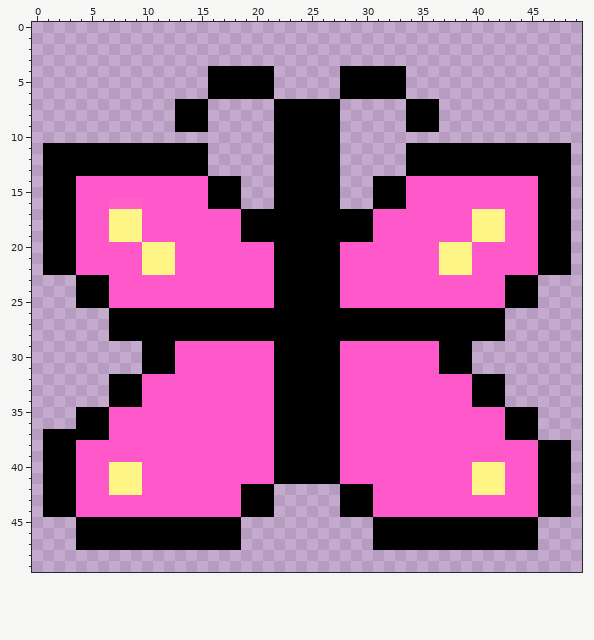
Pixel-art sprite, stored at EngineeringProjectApp/butterflyImage.png. The picture above is the old version.
The file is 50x50 pixels.
And afterwards:
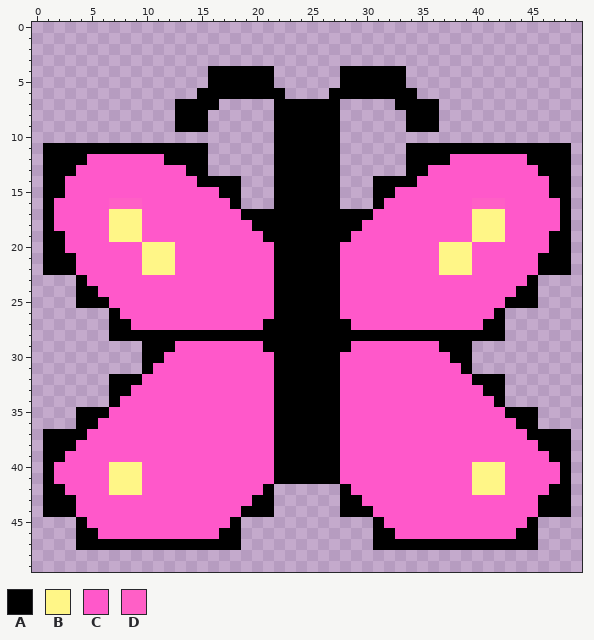
Palette (. is transparent): A #000000  B #fff687  C #ff58ca  D #ff5fc6
The edit:
@@ x 13..36 @@
  5 ...AAAAAA......AAAAAA...
- 6 ...AAAAAA......AAAAAA...
- 7 AAA......AAAAAA......AAA
+ 6 ..AAAAAAAA....AAAAAAAA..
+ 7 AAAA.....AAAAAA.....AAAA
  8 AAA......AAAAAA......AAA
@@ x 0..49 @@
 11 .AAAAAAAAAAAAAAA......AAAAAA......AAAAAAAAAAAAAAA.
-12 .AAAAAAAAAAAAAAA......AAAAAA......AAAAAAAAAAAAAAA.
-13 .AAAAAAAAAAAAAAA......AAAAAA......AAAAAAAAAAAAAAA.
-14 .AAACCCCCCCCCCCCAAA...AAAAAA...AAACCCCCCCCCCCCAAA.
-15 .AAACCCCCCCCCCCCAAA...AAAAAA...AAACCCCCCCCCCCCAAA.
-16 .AAACCCDDDCCCCCCAAA...AAAAAA...AAACCCCCCCCCCCCAAA.
-17 .AAACCCBBBCCCCCCCCCAAAAAAAAAAAACCCCCCCCCBBBCCCAAA.
-18 .AAACCCBBBCCCCCCCCCAAAAAAAAAAAACCCCCCCCCBBBCCCAAA.
-19 .AAACCCBBBCCCCCCCCCAAAAAAAAAAAACCCCCCCCCBBBCCCAAA.
-20 .AAACCCCCCBBBCCCCCCCCCAAAAAACCCCCCCCCBBBCCCCCCAAA.
+12 .AAAACCCCCCCAAAA......AAAAAA......AAAACCCCCCCAAAA.
+13 .AAACCCCCCCCCCAA......AAAAAA......AACCCCCCCCCCAAA.
+14 .AACCCCCCCCCCCCAAAA...AAAAAA...AAAACCCCCCCCCCCCAA.
+15 .AACCCCCCCCCCCCCCAA...AAAAAA...AACCCCCCCCCCCCCCAA.
+16 .ACCCCCDDDCCCCCCCCA...AAAAAA...ACCCCCCCCDDDCCCCCA.
+17 .ACCCCCBBBCCCCCCCCCAAAAAAAAAAAACCCCCCCCCBBBCCCCCA.
+18 .ACCCCCBBBCCCCCCCCCCAAAAAAAAAACCCCCCCCCCBBBCCCCCA.
+19 .AACCCCBBBCCCCCCCCCCCAAAAAAAACCCCCCCCCCCBBBCCCCAA.
+20 .AACCCCCCCBBBCCCCCCCCCAAAAAACCCCCCCCCBBBCCCCCCCAA.
 21 .AAACCCCCCBBBCCCCCCCCCAAAAAACCCCCCCCCBBBCCCCCCAAA.
 22 .AAACCCCCCBBBCCCCCCCCCAAAAAACCCCCCCCCBBBCCCCCCAAA.
-23 ....AAACCCCCCCCCCCCCCCAAAAAACCCCCCCCCCCCCCCAAA....
-24 ....AAACCCCCCCCCCCCCCCAAAAAACCCCCCCCCCCCCCCAAA....
+23 ....ACCCCCCCCCCCCCCCCCAAAAAACCCCCCCCCCCCCCCCCA....
+24 ....AACCCCCCCCCCCCCCCCAAAAAACCCCCCCCCCCCCCCCAA....
 25 ....AAACCCCCCCCCCCCCCCAAAAAACCCCCCCCCCCCCCCAAA....
-26 .......AAAAAAAAAAAAAAAAAAAAAAAAAAAAAAAAAAAA.......
-27 .......AAAAAAAAAAAAAAAAAAAAAAAAAAAAAAAAAAAA.......
+26 .......ACCCCCCCCCCCCCCAAAAAACCCCCCCCCCCCCCA.......
+27 .......AACCCCCCCCCCCCAAAAAAAACCCCCCCCCCCCAA.......
 28 .......AAAAAAAAAAAAAAAAAAAAAAAAAAAAAAAAAAAA.......
-29 ..........AAACCCCCCCCCAAAAAACCCCCCCCCAAA..........
-30 ..........AAACCCCCCCCCAAAAAACCCCCCCCCAAA..........
-31 ..........AAACCCCCCCCCAAAAAACCCCCCCCCAAA..........
+29 ..........AAACCCCCCCCAAAAAAAACCCCCCCCAAA..........
+30 ..........AACCCCCCCCCCAAAAAACCCCCCCCCCAA..........
+31 ..........ACCCCCCCCCCCAAAAAACCCCCCCCCCCA..........
 32 .......AAACCCCCCCCCCCCAAAAAACCCCCCCCCCCCAAA.......
-33 .......AAACCCCCCCCCCCCAAAAAACCCCCCCCCCCCAAA.......
-34 .......AAACCCCCCCCCCCCAAAAAACCCCCCCCCCCCAAA.......
+33 .......AACCCCCCCCCCCCCAAAAAACCCCCCCCCCCCCAA.......
+34 .......ACCCCCCCCCCCCCCAAAAAACCCCCCCCCCCCCCA.......
 35 ....AAACCCCCCCCCCCCCCCAAAAAACCCCCCCCCCCCCCCAAA....
-36 ....AAACCCCCCCCCCCCCCCAAAAAACCCCCCCCCCCCCCCAAA....
-37 .AAAAAACCCCCCCCCCCCCCCAAAAAACCCCCCCCCCCCCCCAAA....
+36 ....AACCCCCCCCCCCCCCCCAAAAAACCCCCCCCCCCCCCCCAA....
+37 .AAAACCCCCCCCCCCCCCCCCAAAAAACCCCCCCCCCCCCCCCCAAAA.
 38 .AAACCCCCCCCCCCCCCCCCCAAAAAACCCCCCCCCCCCCCCCCCAAA.
-39 .AAACCCCCCCCCCCCCCCCCCAAAAAACCCCCCCCCCCCCCCCCCAAA.
-40 .AAACCCBBBCCCCCCCCCCCCAAAAAACCCCCCCCCCCCBBBCCCAAA.
-41 .AAACCCBBBCCCCCCCCCCCCAAAAAACCCCCCCCCCCCBBBCCCAAA.
-42 .AAACCCBBBCCCCCCCCCAAA......AAACCCCCCCCCBBBCCCAAA.
-43 .AAACCCCCCCCCCCCCCCAAA......AAACCCCCCCCCCCCCCCAAA.
+39 .AACCCCCCCCCCCCCCCCCCCAAAAAACCCCCCCCCCCCCCCCCCCAA.
+40 .ACCCCCBBBCCCCCCCCCCCCAAAAAACCCCCCCCCCCCBBBCCCCCA.
+41 .ACCCCCBBBCCCCCCCCCCCCAAAAAACCCCCCCCCCCCBBBCCCCCA.
+42 .AACCCCBBBCCCCCCCCCCCA......ACCCCCCCCCCCBBBCCCCAA.
+43 .AAACCCCCCCCCCCCCCCCAA......AACCCCCCCCCCCCCCCCAAA.
 44 .AAACCCCCCCCCCCCCCCAAA......AAACCCCCCCCCCCCCCCAAA.
-45 ....AAAAAAAAAAAAAAA............AAAAAAAAAAAAAAA....
-46 ....AAAAAAAAAAAAAAA............AAAAAAAAAAAAAAA....
+45 ....ACCCCCCCCCCCCCA............ACCCCCCCCCCCCCA....
+46 ....AACCCCCCCCCCCAA............AACCCCCCCCCCCAA....
 47 ....AAAAAAAAAAAAAAA............AAAAAAAAAAAAAAA....
